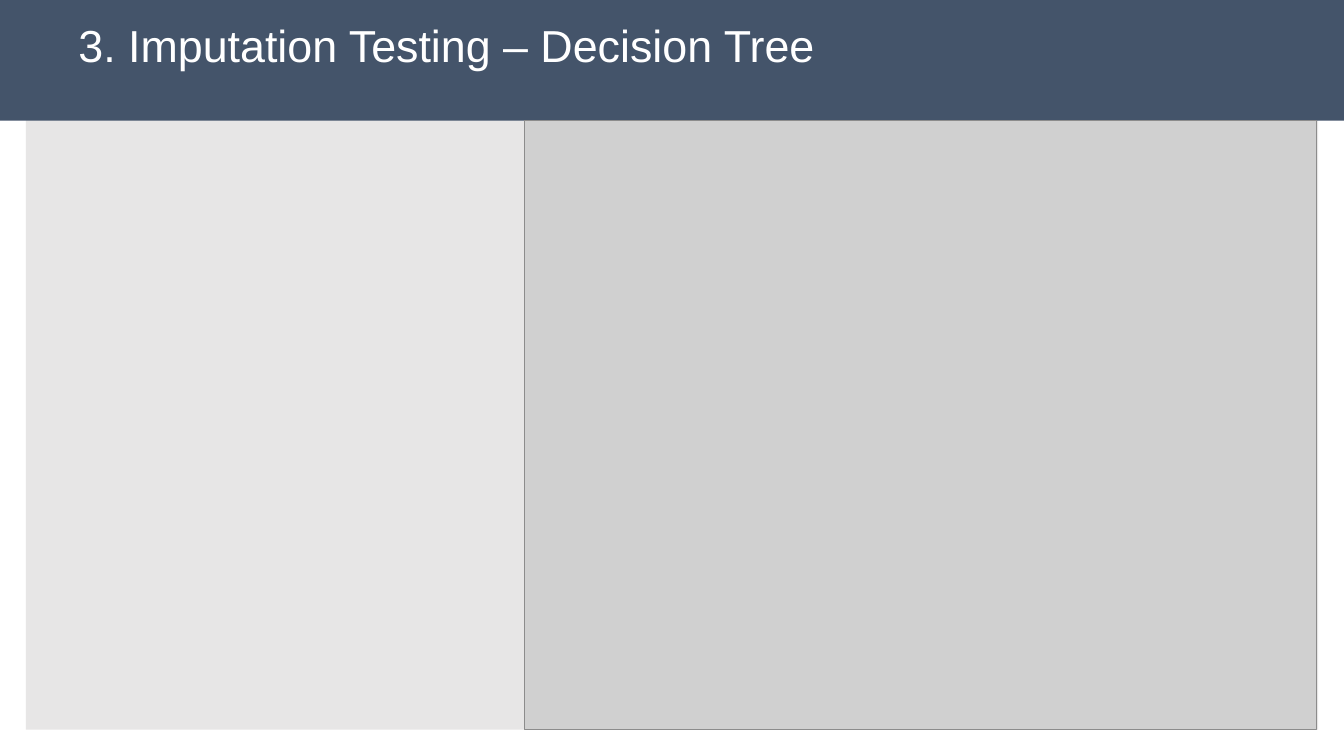
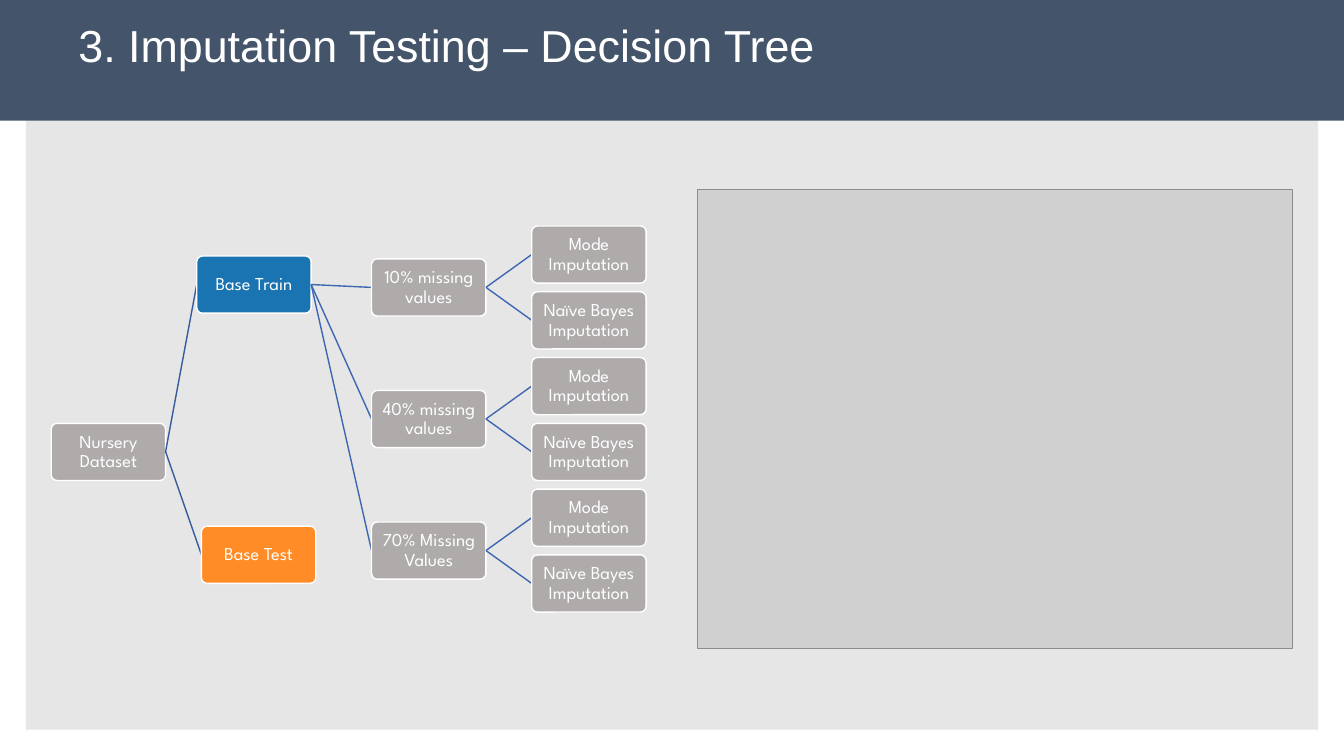
Before and after one commit to sver96/ds-group-42-pba-3, a slide deck: slide 1 of 06.Presentation/A3videoA42pptx_SV Slides.pptx. Drawn at 1344x756 pixels with LibreOffice and Linux fonts; fonts in the diff are those of the drawing; grey boxes stand for pictures. Boxes give left, top, right and bottom in pixels: in the first picture for what was removed or moved away, otherwise in the second. Text is boxed around its words. In the diff, an @@ line names an element or a change of style, - is before the commit and + after.

```diff
--- a/06.Presentation/A3videoA42pptx_SV Slides.pptx
+++ b/06.Presentation/A3videoA42pptx_SV Slides.pptx
@@ picture resized from (x1=524, y1=121, x2=1316, y2=731) to (x1=698, y1=190, x2=1294, y2=648) @@
@@ group added at (x1=51, y1=226, x2=645, y2=612): 12 rounded rectangles, 12 texts, 11 freeform shapes @@
+Nursery Dataset
+Base Train
+10% missing values
+Mode Imputation
+Naïve Bayes Imputation
+40% missing values
+Mode Imputation
+Naïve Bayes Imputation
+70% Missing Values
+Mode Imputation
+Naïve Bayes Imputation
+Base Test
```
Also in this commit, not shown: 1 other slide changed, 1 other file.
